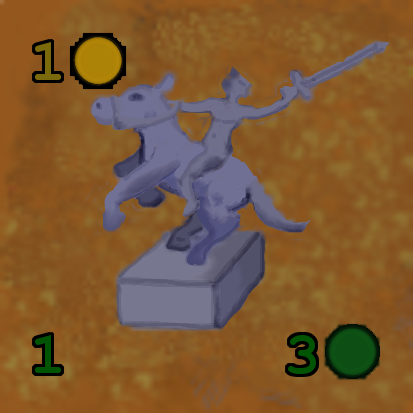
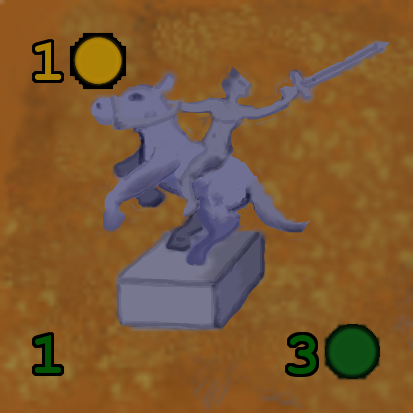
Before/after of a (413, 413) layered artwork. What changed in the layer stack:
painted on "1" over 34, 42, 62, 80
